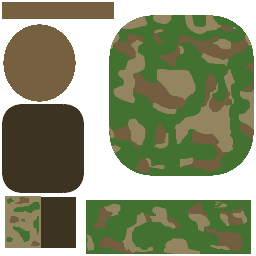
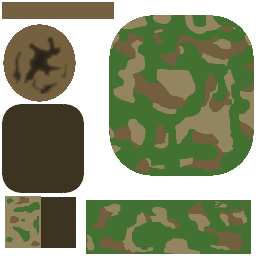
Layered file, before and after one edit (256px x 256px). Changes by layer:
added layer "New Layer" (multiply) above "Details" over [11, 36, 68, 94]
